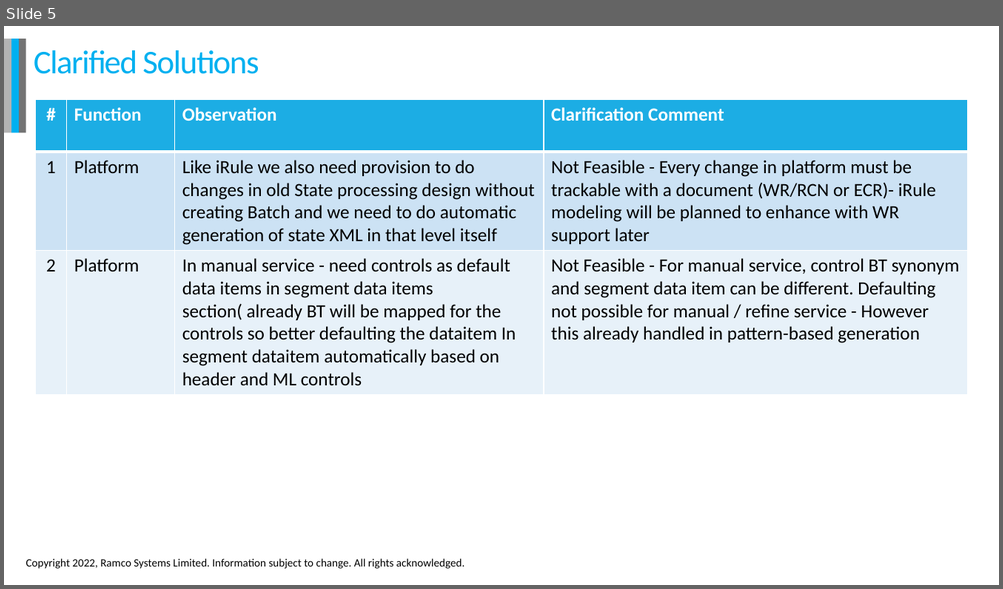
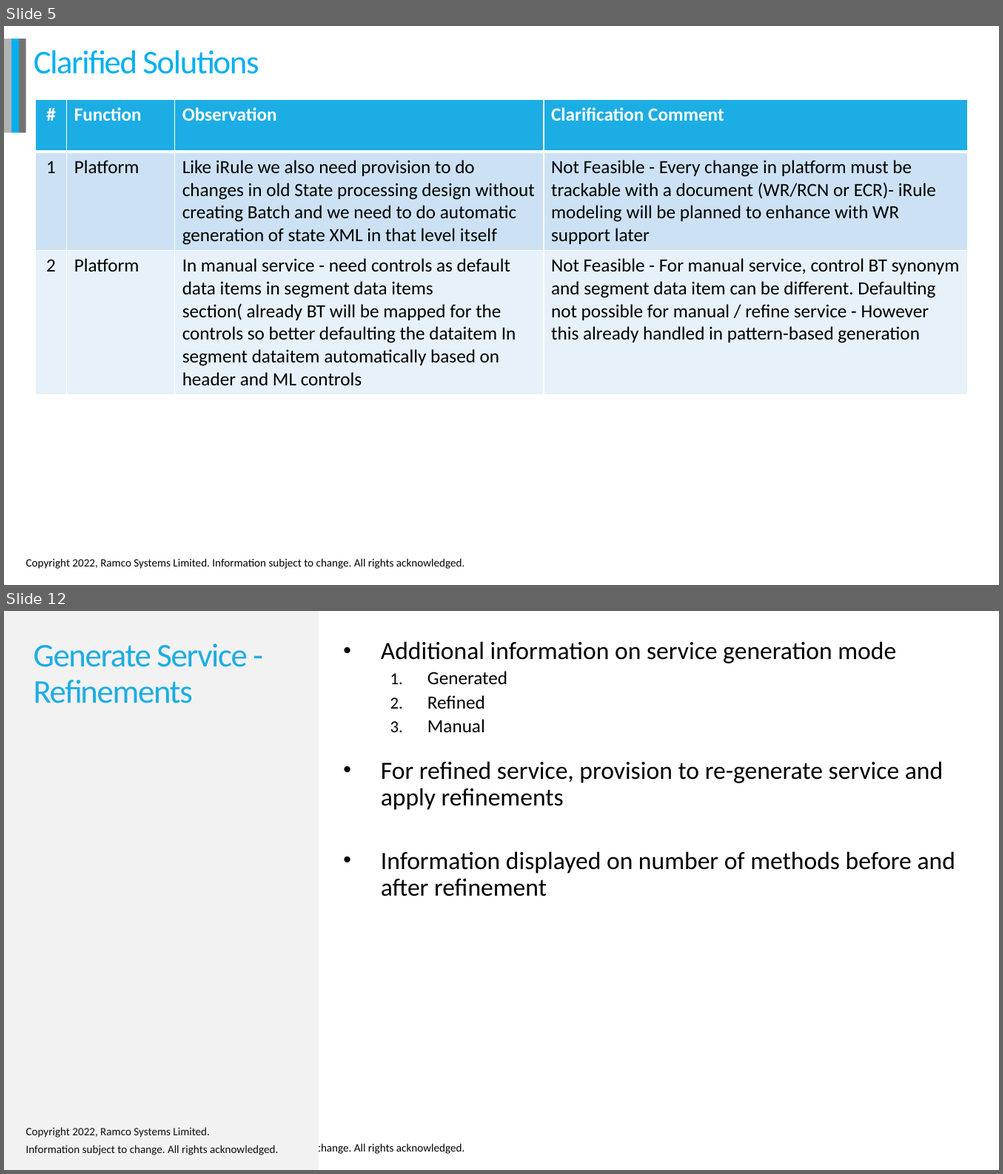
Before and after one commit to jeyalatha/SystemBackup, a slide deck: HRP Developer Productivity.pptx. Shown one above the other, each under a label of ours: slide 5 before the commit, slides 5 and 12 after it; the slides between them are not shown. The pictures are 1003x589 and 1003x1174 pixels, drawn with LibreOffice and Linux fonts; fonts in the diff are those of the drawing; background and template pictures are left out. Boxes give left, top, right and bottom in pixels: in the first picture for what was removed or moved away, otherwise in the second. Text is boxed around its words. In the diff, an @@ line names an element or a change of style, - is before the commit and + after.

```diff
--- a/HRP Developer Productivity.pptx
+++ b/HRP Developer Productivity.pptx
@@ slide 12 added at [4, 611, 999, 1170], background #FFFFFF; not listed: 1 template element that a slide beside it also shows @@
@@ rectangle added at [4, 611, 318, 1170], fill #F2F2F2 @@
@@ title added at [34, 644, 247, 703], 32 pt, text #1CADE4 @@
+Generate Service - Refinements
@@ text added at [381, 641, 955, 897], 24 pt, text #000000 @@
+• Additional information on service generation mode
+  1. Generated
+  2. Refined
+  3. Manual
+  • For refined service, provision to re-generate service and apply refinements
+  • Information displayed on number of methods before and after refinement
@@ text added at [26, 1128, 278, 1156], 10.8 pt, text #0D0D0D @@
+Copyright 2022, Ramco Systems Limited.
+Information subject to change. All rights acknowledged.
```
Also in this commit, not shown: 2 slides changed, 8 other slides added, 17 other files.
